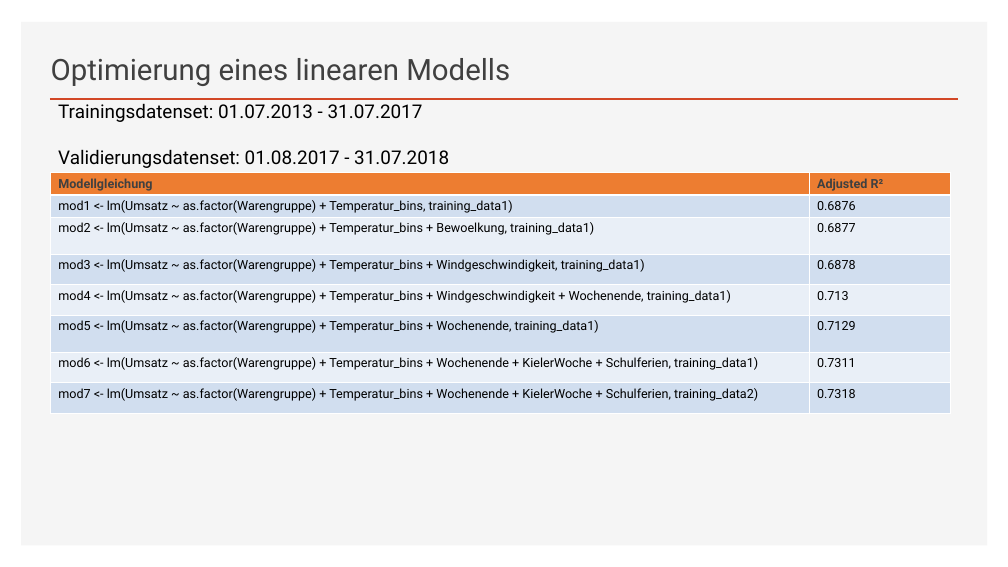
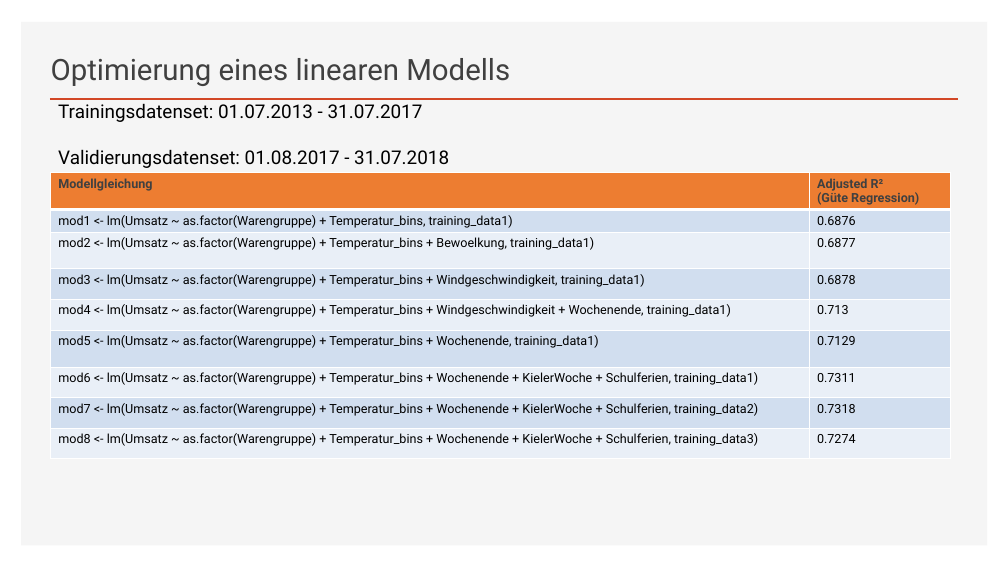
Before and after one commit to annapuu/gruppe3, a slide deck: slide 7 of 4_Presentation/Präsentation.pptx. Drawn at 1008x567 pixels with LibreOffice and Linux fonts; fonts in the diff are those of the drawing. Boxes give left, top, right and bottom in pixels: in the first picture for what was removed or moved away, otherwise in the second. Text is boxed around its words. In the diff, an @@ line names an element or a change of style, - is before the commit and + after.

```diff
--- a/4_Presentation/Präsentation.pptx
+++ b/4_Presentation/Präsentation.pptx
@@ table at (51,172,951,461) @@
-row 1, column 2: Adjusted R²
+row 1, column 2: Adjusted R² / (Güte Regression)
+row 9: mod8 <- lm(Umsatz ~ as.factor(Warengruppe) + Temperatur_bins + Wochenende + KielerWoche + Schulferien, training_data3) | 0.7274
```
Also in this commit, not shown: 3 other slides changed, 2 other files.
